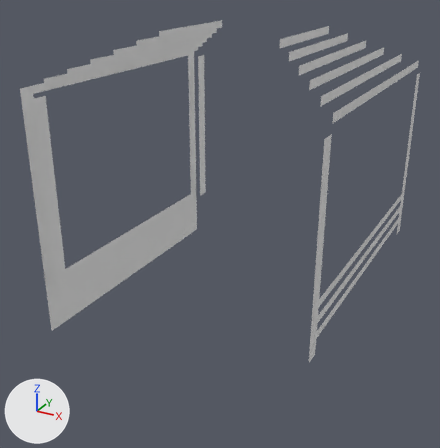
One commit to the OBJ model GenWorldGame/Assets/Voxels/Arbor.obj: the scene before it, then after it.
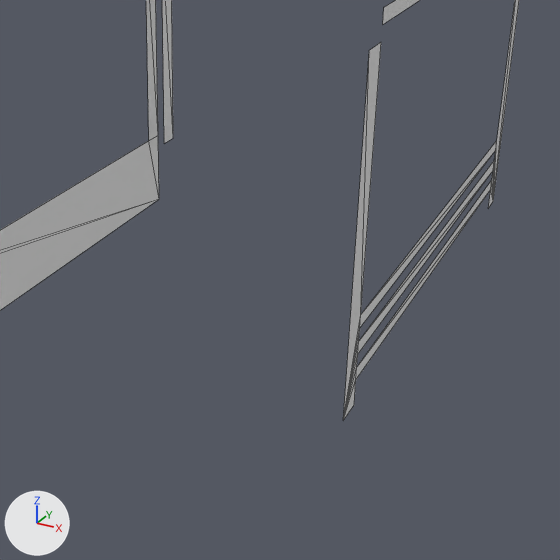
Each version appears first whole from a camera (50 mm lens) standing at (3.59, -7.23, 4.84) and looking at (-0.18, -0.39, 1.41), and next in a close-up on the part from 23% to 100% of the width and 24% to 100% of the height. Lighting does not change. The marker at lower left points along +X, +Y and +Z. The close-ups show mesh edges as thin lines. Where no turn or scale is listed for an object, it has been applied to the vertices.

Script lines for the objects in view, before the commit:
```python
me_untitled = bpy.data.meshes.new('Untitled')
me_untitled.from_pydata(...)  # 88 vertices, 60 faces; spans x -2.0..2.0, y -2.0..2.0, z 0.0..4.0
me_untitled.materials.append(mat_palette)  # white #e7e7e7
ob_untitled = bpy.data.objects.new('Untitled', me_untitled)
ob_untitled.location = (0.0, 0.0, 0.0)
```
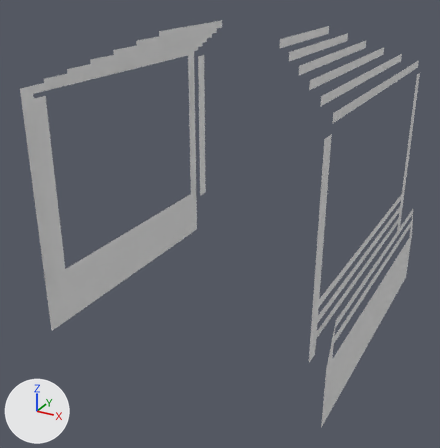
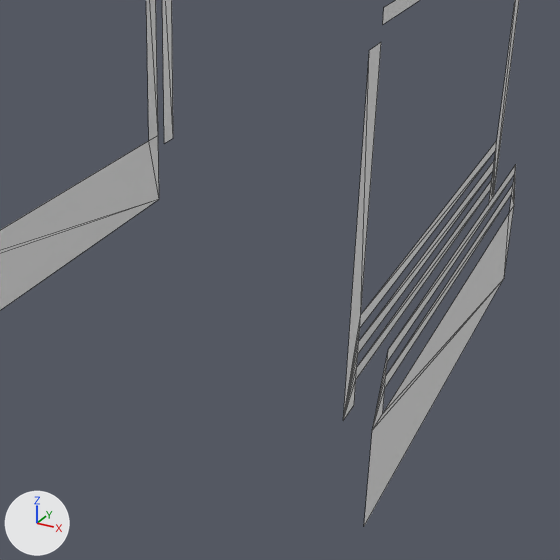
Commit message: Added doxygen documentation

What differs and where, as boxes [x1, y1, x2, y2] in the close-ups (560 x 560 px):
```json
{"object": "Untitled", "change": "reshaped", "before": [0, 0, 519, 420], "after": [0, 0, 519, 526]}
{"part": 1, "of": "me_untitled", "change": "added", "after": [364, 165, 516, 526]}
```

Edits to the scene script, one JSON object a line:
```json
{"block": "me_untitled", "where": "# used by ob_untitled; location = (0.0, 0.0, 0.0)"}
{"op": "remove", "block": "me_untitled", "code": "me_untitled.from_pydata(...)  # 88 vertices, 60 faces; spans x -2.0..2.0, y -2.0..2.0, z 0.0..4.0"}
{"op": "add", "block": "me_untitled", "code": "me_untitled.from_pydata(...)  # 100 vertices, 76 faces; spans x -2.0..2.0, y -2.0..2.0, z 0.0..4.0"}
{"block": "me_untitled", "change": "me_untitled part 1"}
{"block": "me_untitled", "change": "7 vertices are added at x 2.0, y -2.0..2.0, z 0.8..1.3"}
{"block": "me_untitled", "change": "5 new vertices lie (0.0, 3.6, 0.0) away from vertices in x 2.0, y -1.8, z 0.8..1.3"}
{"block": "me_untitled", "change": "16 new faces join them"}
```
